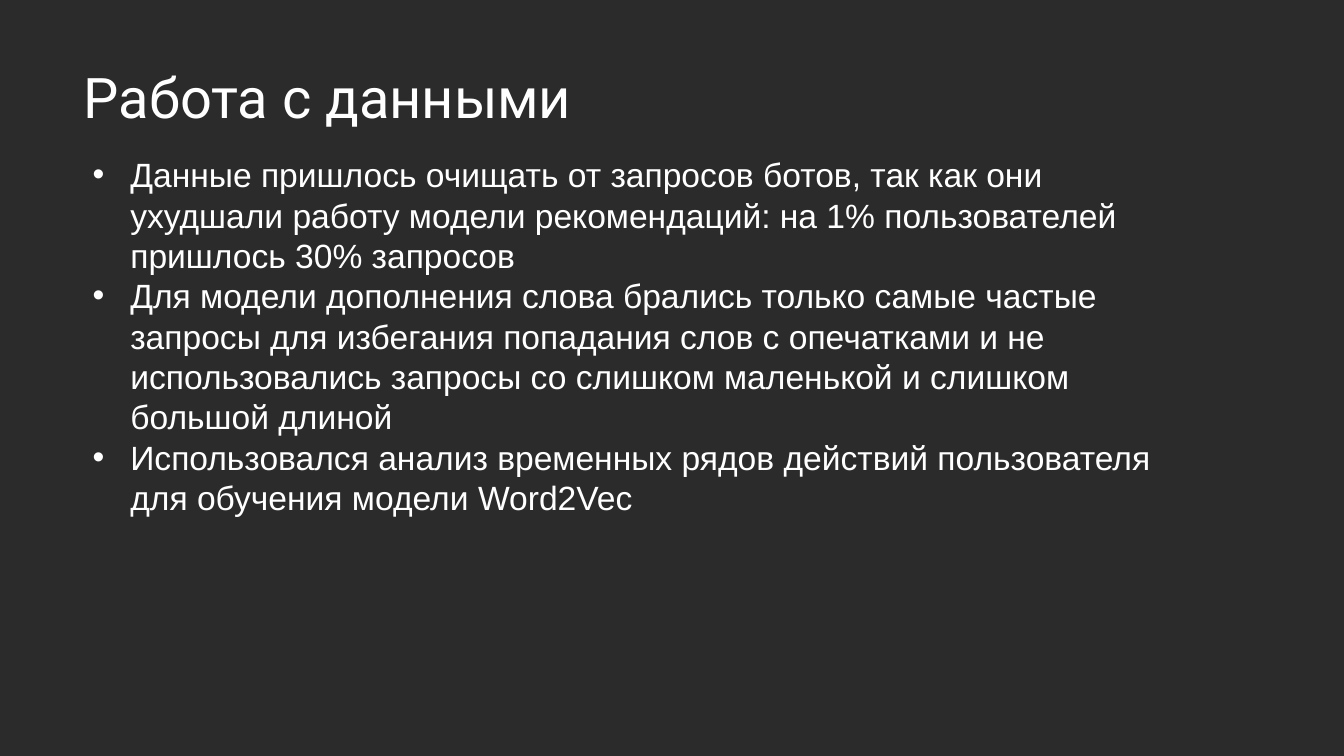
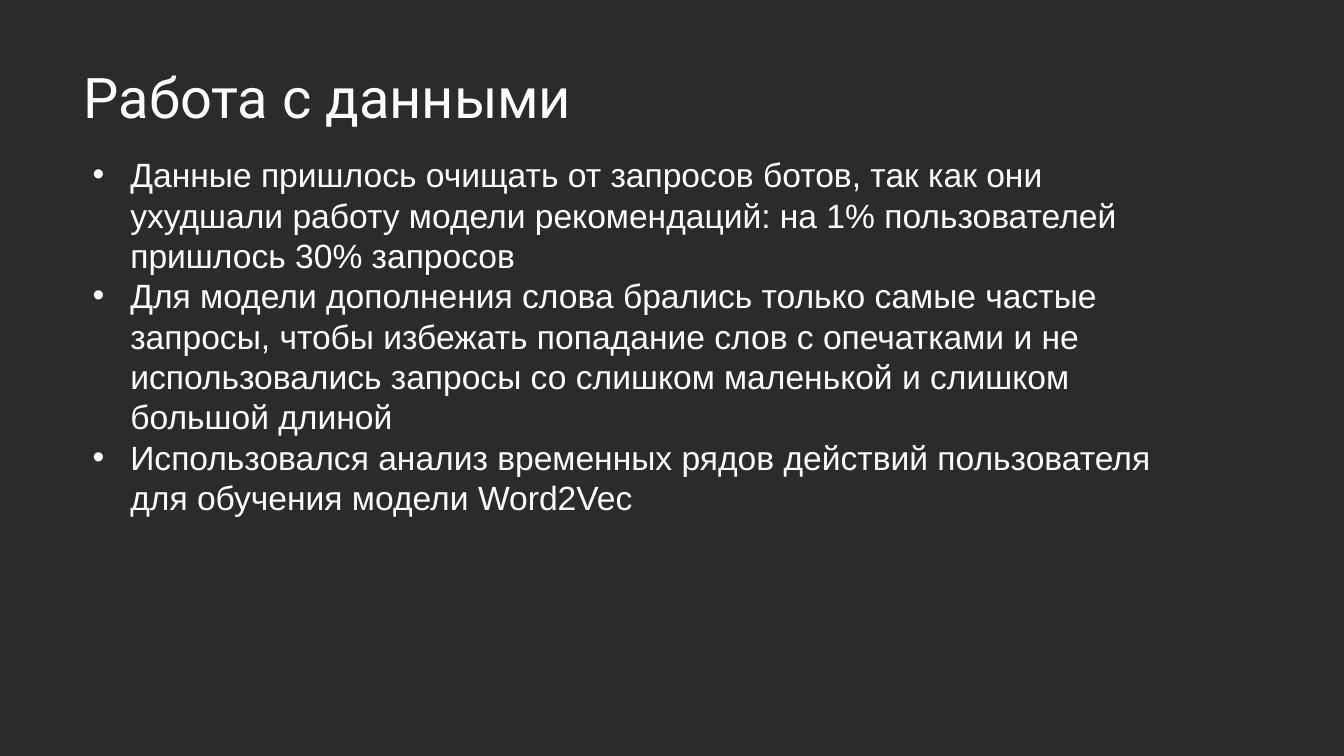
Before and after one commit to feodosiikotov/WildHack, a slide deck: slide 9 of DurkaScience.pptx. Drawn at 1344x756 pixels with LibreOffice and Linux fonts; fonts in the diff are those of the drawing; background and template pictures are left out; a plain dark background stands for a picture behind light text. Boxes give left, top, right and bottom in pixels: in the first picture for what was removed or moved away, otherwise in the second. Text is boxed around its words. In the diff, an @@ line names an element or a change of style, - is before the commit and + after.

```diff
--- a/DurkaScience.pptx
+++ b/DurkaScience.pptx
@@ text at (130, 283, 1096, 436): text changed @@
-• Для модели дополнения слова брались только самые частые запросы для избегания попадания слов с опечатками и не использовались запросы со слишком маленькой и слишком большой длиной
+• Для модели дополнения слова брались только самые частые запросы, чтобы избежать попадание слов с опечатками и не использовались запросы со слишком маленькой и слишком большой длиной
```
Also in this commit, not shown: 3 other slides changed.
